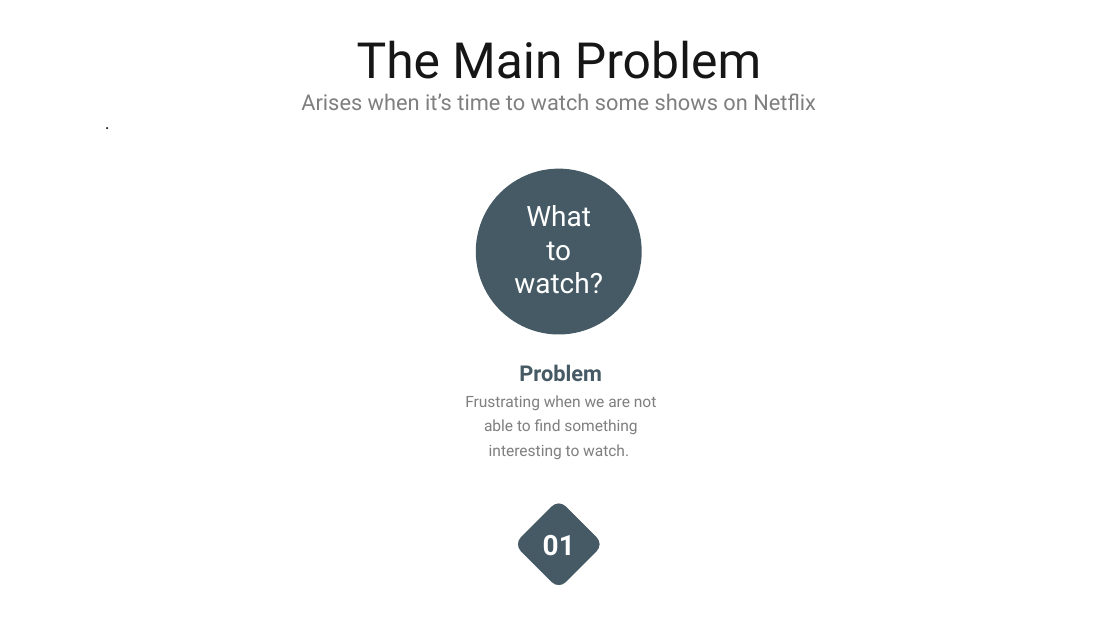
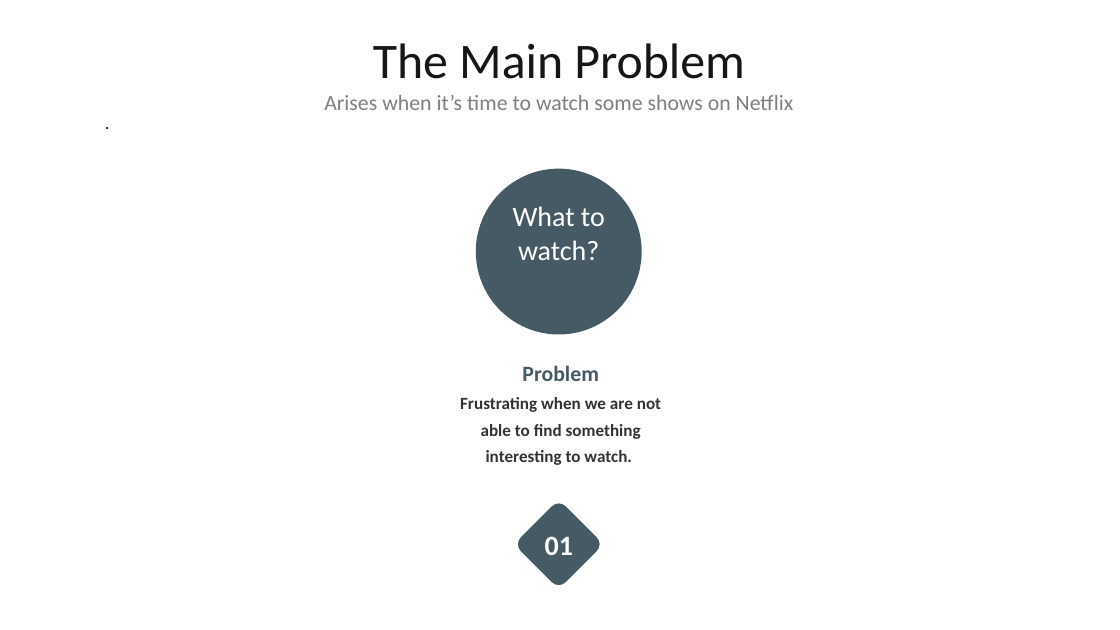
Before and after one commit to Distributed-and-scalable/Netflix-Recommendation-System, a slide deck: slide 3 of Pitch Deck Template_GROUP4.pptx. Drawn at 1120x630 pixels with LibreOffice and Linux fonts; fonts in the diff are those of the drawing. Boxes give left, top, right and bottom in pixels: in the first picture for what was removed or moved away, otherwise in the second. Text is boxed around its words. In the diff, an @@ line names an element or a change of style, - is before the commit and + after.

```diff
--- a/Pitch Deck Template_GROUP4.pptx
+++ b/Pitch Deck Template_GROUP4.pptx
@@ font Roboto to Calibri in 4 elements at <box>324,43,794,110</box>, <box>476,169,642,335</box>, <box>517,503,600,586</box>, <box>77,110,1102,131</box> @@
@@ text "Problem Frustrating when we are ..." at <box>460,365,661,465</box>: size 10 to 11 pt, text colour #7F7F7F to #333333, bold on in "Frustrating when we are not able to ..."; font Roboto to Calibri @@
```
Also in this commit, not shown: 3 other slides changed.
